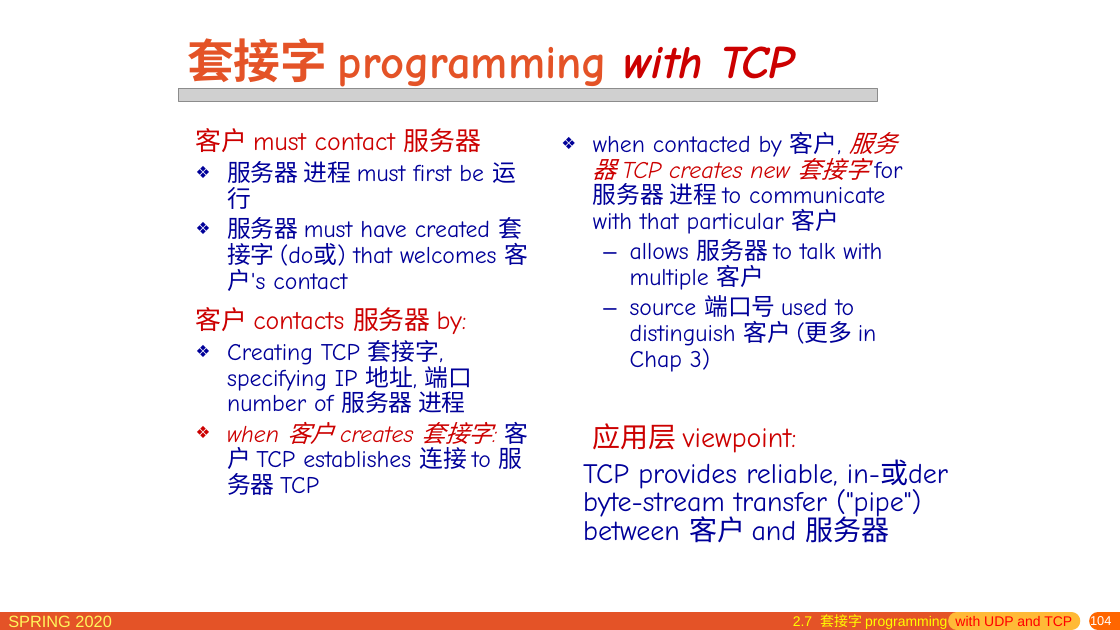
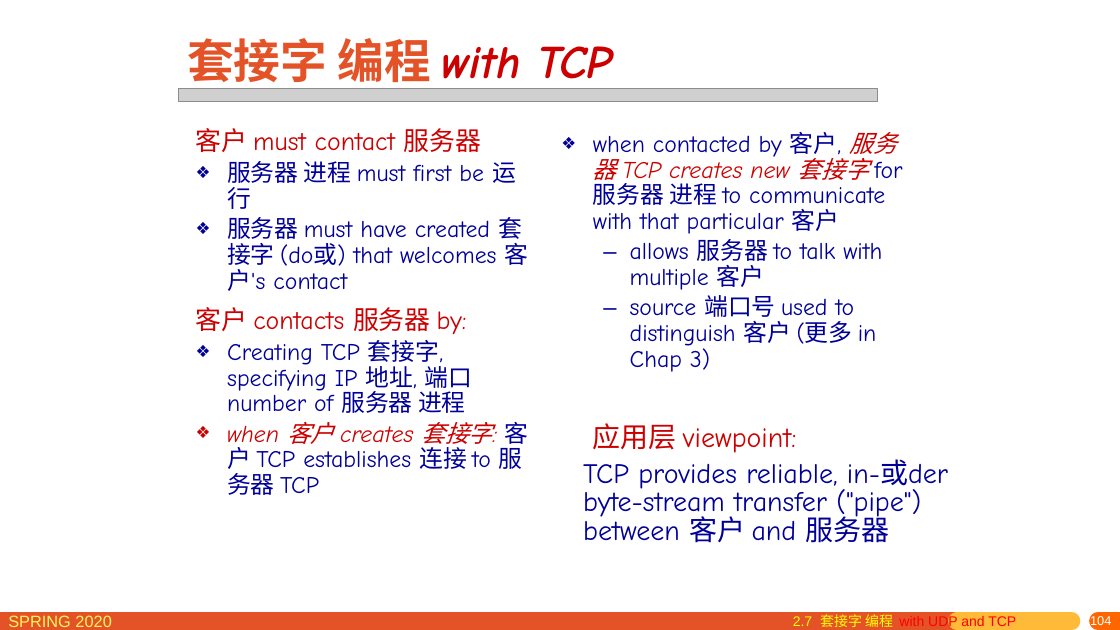
Before and after one commit to network-distributed/presentations, a slide deck: slide 104 of chapter2_cn.pptx. Drawn at 1120x630 pixels with LibreOffice and Linux fonts; fonts in the diff are those of the drawing; grey boxes stand for pictures. Boxes give left, top, right and bottom in pixels: in the first picture for what was removed or moved away, otherwise in the second. Text is boxed around its words. In the diff, an @@ line names an element or a change of style, - is before the commit and + after.

```diff
--- a/chapter2_cn.pptx
+++ b/chapter2_cn.pptx
@@ title at [187,38,613,93]: text changed; text colour #E45327 to #CC0000; italic on @@
-套接字 programming with TCP
+套接字 编程 with TCP
@@ text at [793,614,1016,630]: text changed; text colour #FFFF00 to #FF0000 @@
-2.7 套接字 programming with UDP and TCP
+2.7 套接字 编程 with UDP and TCP
```
Also in this commit, not shown: 15 other slides changed, 1 other file.
